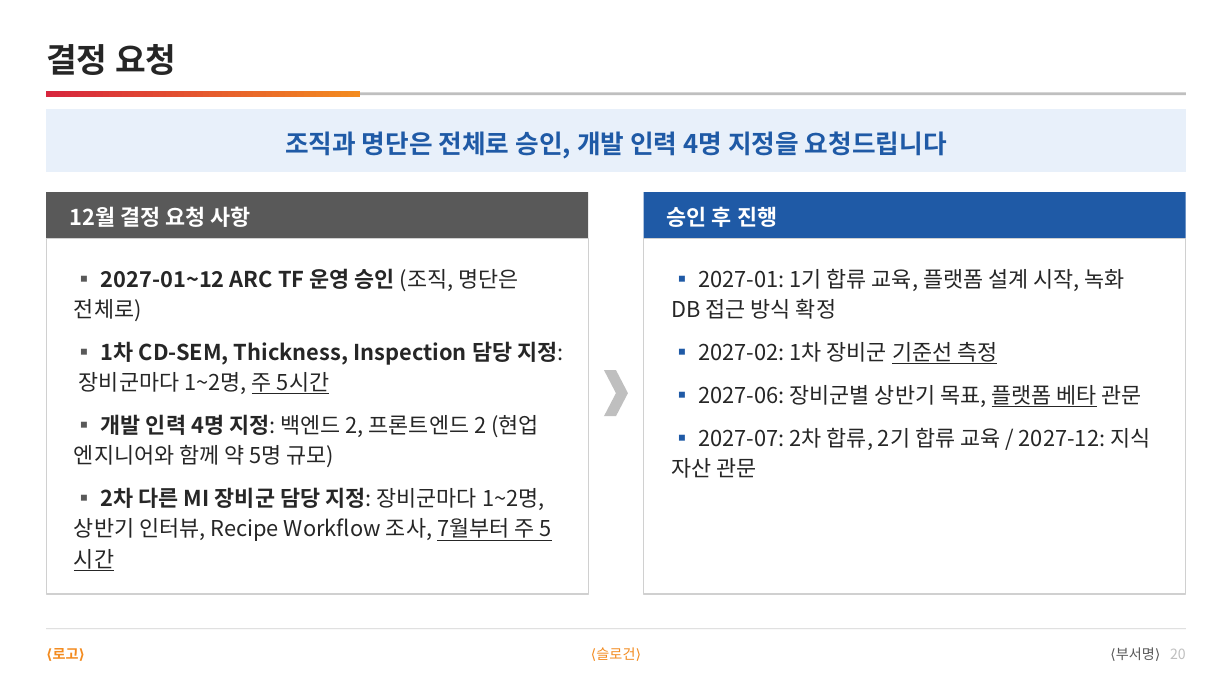
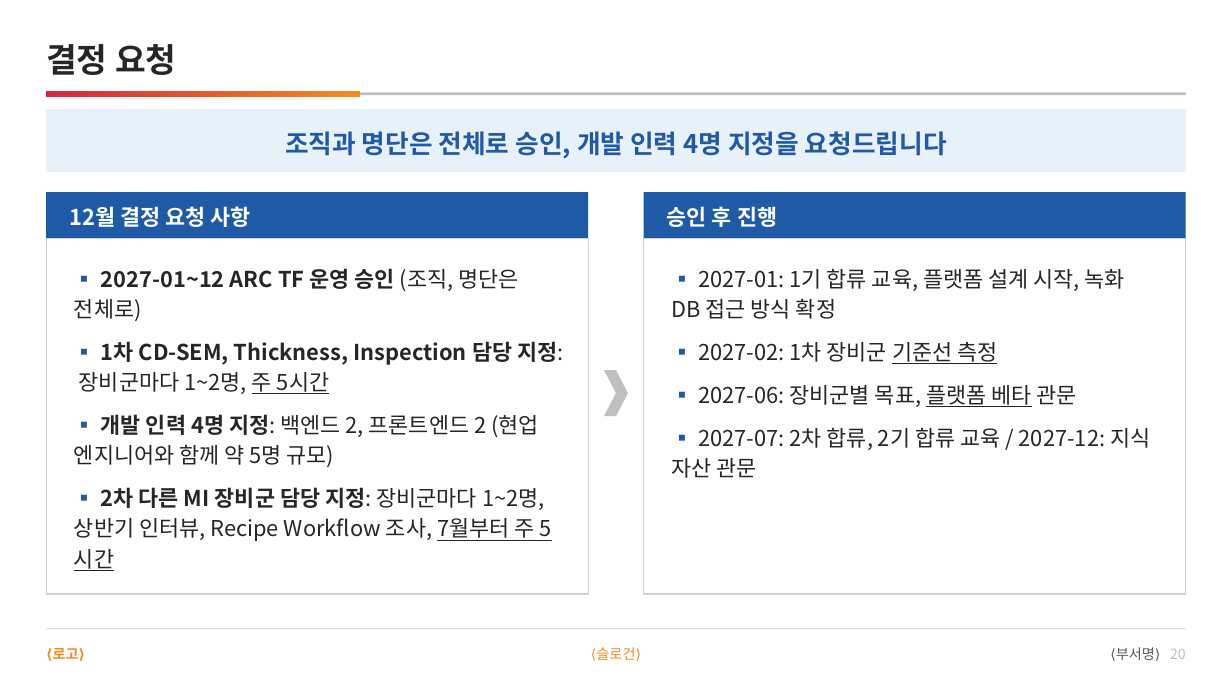
Before and after one commit to DarrenKoi/pm_notes, a slide deck: slide 20 of my-task/arc-tf/deliverables/arc-tf-team-full.pptx. Drawn at 1232x693 pixels with LibreOffice and Linux fonts; fonts in the diff are those of the drawing. Boxes give left, top, right and bottom in pixels: in the first picture for what was removed or moved away, otherwise in the second. Text is boxed around its words. In the diff, an @@ line names an element or a change of style, - is before the commit and + after.

```diff
--- a/my-task/arc-tf/deliverables/arc-tf-team-full.pptx
+++ b/my-task/arc-tf/deliverables/arc-tf-team-full.pptx
@@ rectangle at [46,192,589,238]: fill #595959 to #1F5AA6 @@
@@ text "▪ 2027-01~12 ARC TF 운영 ..." at [74,268,563,541]: text colour #595959 to #1F5AA6 in "▪", "▪", "▪", "▪" @@
@@ text at [698,385,1077,407]: text changed @@
-▪ 2027-06: 장비군별 상반기 목표, 플랫폼 베타 관문
+▪ 2027-06: 장비군별 목표, 플랫폼 베타 관문
```
Also in this commit, not shown: 11 other slides changed, 13 other files.
